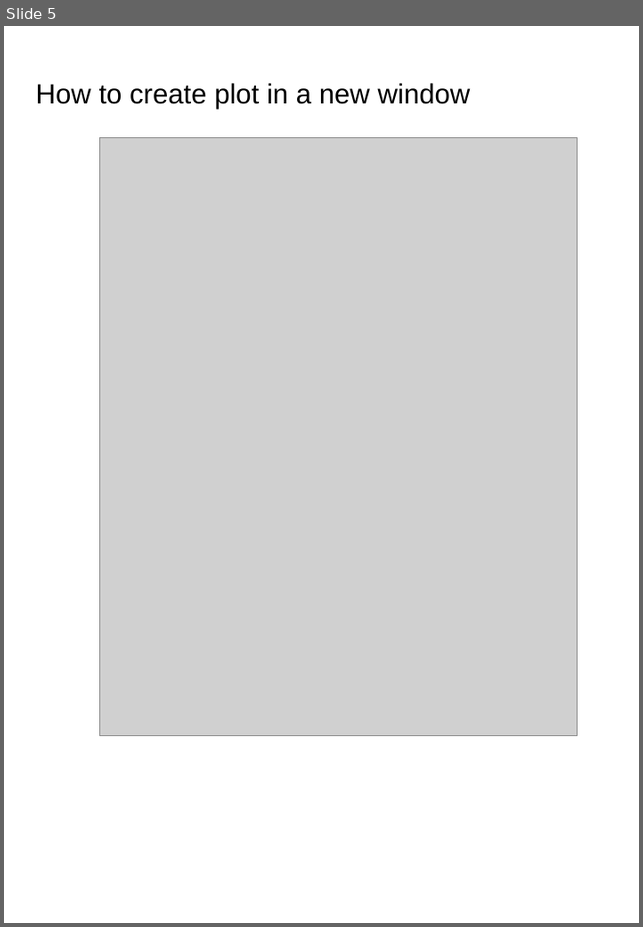
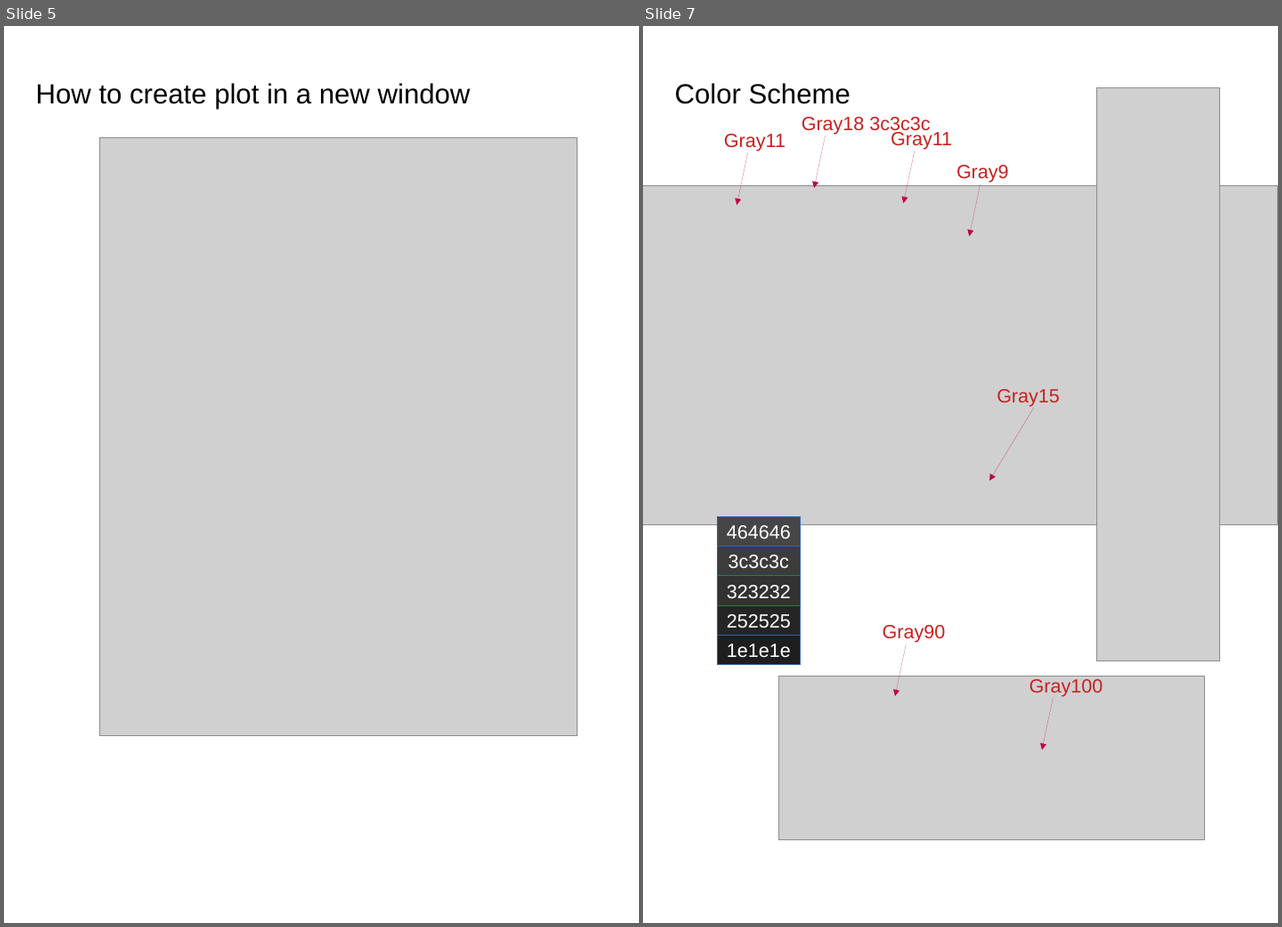
Before and after one commit to fzappate/MidnightScienceGUI, a slide deck: docs/GUI Guide.odp. Shown side by side, each under a label of ours: slide 5 before the commit, slides 5 and 7 after it; the slides between them are not shown. The pictures are 643x927 and 1282x927 pixels, drawn with LibreOffice and Linux fonts; fonts in the diff are those of the drawing; grey boxes stand for pictures. Boxes give left, top, right and bottom in pixels: in the first picture for what was removed or moved away, otherwise in the second. Text is boxed around its words. In the diff, an @@ line names an element or a change of style, - is before the commit and + after.

Commit message:
Subplot pane made with standard colors

```diff
--- a/docs/GUI Guide.odp
+++ b/docs/GUI Guide.odp
@@ slide 7 added at (643,26,1278,923), background #FFFFFF @@
@@ title added at (675,83,850,104), 26 pt, text #000000 @@
+Color Scheme
@@ picture added at (1097,88,1219,661) @@
@@ text added at (801,117,930,135), 18 pt, text #C9211E @@
+Gray18 3c3c3c
@@ text added at (890,130,952,150), 18 pt, text #C9211E @@
+Gray11
@@ text added at (724,134,785,151), 18 pt, text #C9211E @@
+Gray11
@@ arrow added from (747, 152) to (736, 205), #BF0041 0 pt @@
@@ arrow added from (825, 135) to (814, 188), #BF0041 0 pt @@
@@ arrow added from (914, 151) to (903, 203), #BF0041 0 pt @@
@@ picture added at (643,185,1277,524) @@
@@ text added at (956,165,1009,183), 18 pt, text #C9211E @@
+Gray9
@@ arrow added from (979, 184) to (969, 236), #BF0041 0 pt @@
@@ text added at (996,389,1060,407), 18 pt, text #C9211E @@
+Gray15
@@ arrow added from (1034, 407) to (989, 481), #BF0041 0 pt @@
@@ rectangle added at (718,517,800,547), fill #464646, outline #3465A4 0 pt, 18 pt, text #FFFFFF @@
+464646
@@ rectangle added at (718,547,800,576), fill #3C3C3C, outline #3465A4 0 pt, 18 pt, text #FFFFFF @@
+3c3c3c
@@ rectangle added at (718,576,800,606), fill #323232, outline #3465A4 0 pt, 18 pt, text #FFFFFF @@
+323232
@@ rectangle added at (718,605,800,636), fill #252525, outline #3465A4 0 pt, 18 pt, text #FFFFFF @@
+252525
@@ rectangle added at (718,636,800,665), fill #1E1E1E, outline #3465A4 0 pt, 18 pt, text #FFFFFF @@
+1e1e1e
@@ text added at (882,625,946,643), 18 pt, text #C9211E @@
+Gray90
@@ arrow added from (906, 644) to (895, 696), #BF0041 0 pt @@
@@ picture added at (779,677,1204,840) @@
@@ text added at (1029,679,1103,697), 18 pt, text #C9211E @@
+Gray100
@@ arrow added from (1052, 697) to (1041, 750), #BF0041 0 pt @@
```
Also in this commit, not shown: 2 other slides added, 1 slide removed, 1 other file.
